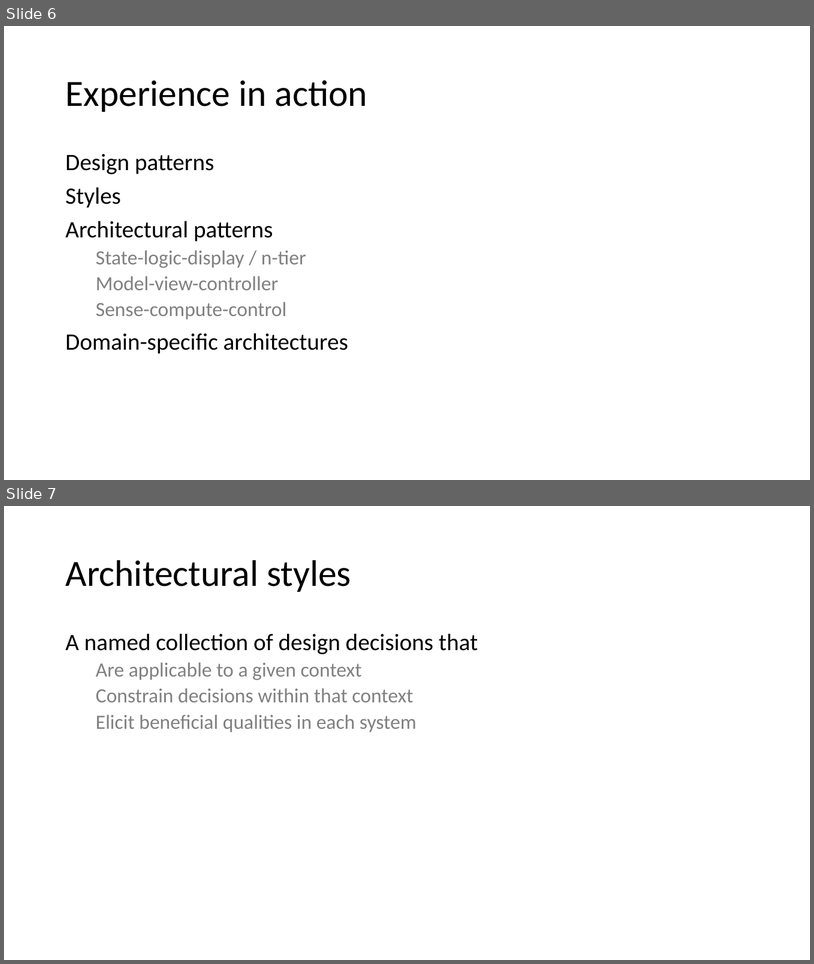
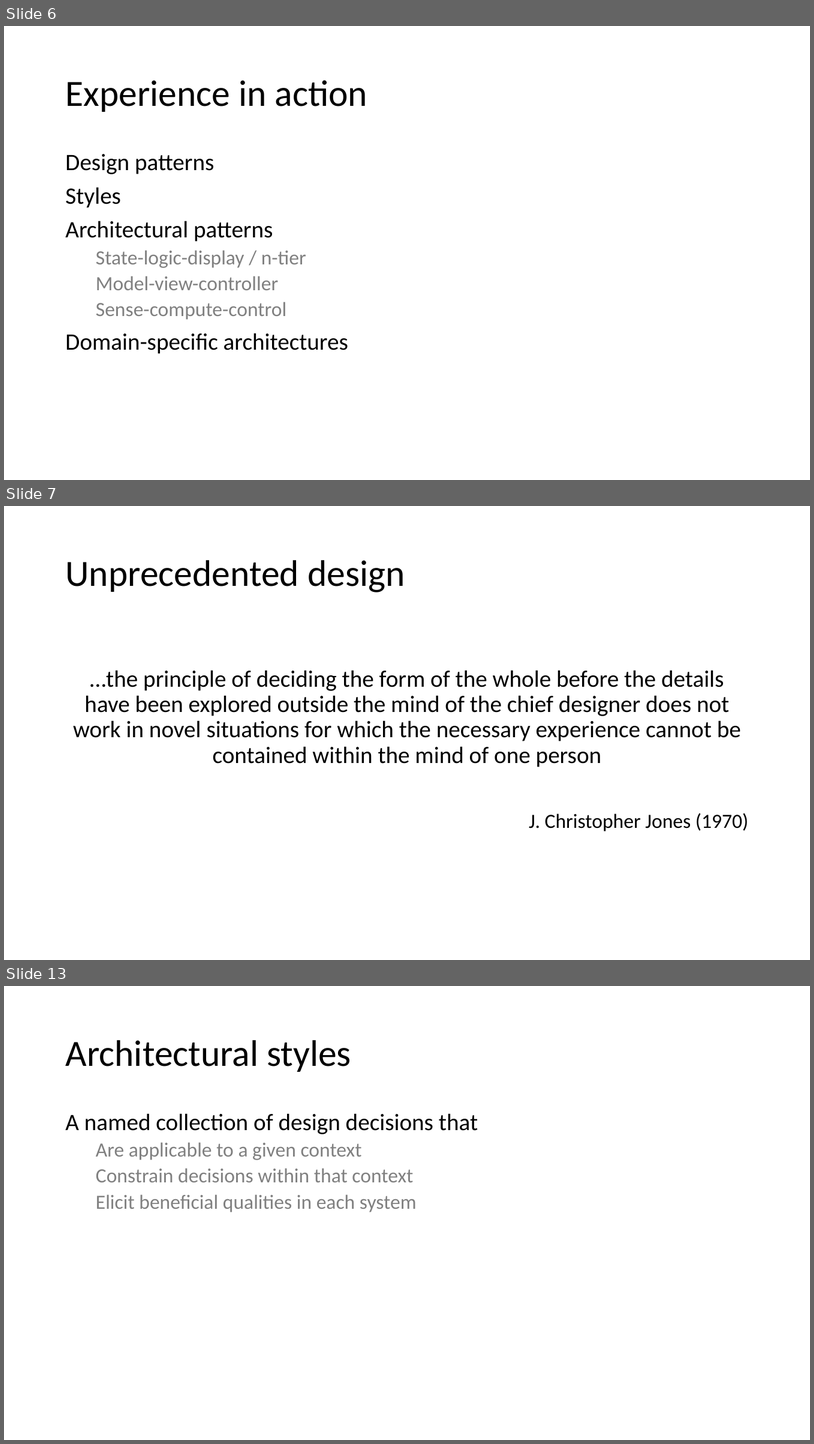
Before and after one commit to IrenaNiu/SU_CPSC_5200_20WQ, a slide deck: lectures/20WQ-01-30 Architecture patterns and styles.pptx. Shown one above the other, each under a label of ours: slides 6 and 7 before the commit, slides 6, 7 and 13 after it; the slides between them are not shown. The pictures are 814x964 and 814x1444 pixels, drawn with LibreOffice and Linux fonts; fonts in the diff are those of the drawing. Boxes give left, top, right and bottom in pixels: in the first picture for what was removed or moved away, otherwise in the second. Text is boxed around its words. In the diff, an @@ line names an element or a change of style, - is before the commit and + after.

```diff
--- a/lectures/20WQ-01-30 Architecture patterns and styles.pptx
+++ b/lectures/20WQ-01-30 Architecture patterns and styles.pptx
@@ slide 7 added at [4, 506, 810, 960], background #FFFFFF @@
@@ title added at [65, 560, 405, 592], 44 pt, text #000000 @@
+Unprecedented design
@@ text added at [73, 670, 749, 831], 28 pt, text #000000 @@
+…the principle of deciding the form of the whole before the details have been explored outside the mind of the chief designer does not work in novel situations for which the necessary experience cannot be contained within the mind of one person
+J. Christopher Jones (1970)
@@ what was slide 7 is now slide 13 @@
```
Also in this commit, not shown: 1 slide changed, 4 other slides added.
